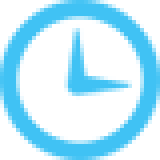
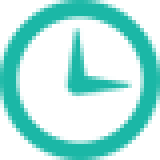
Layers edited between the first and the second 160x160 image:
painted on "Layer 1" over bbox(0, 0, 160, 160)
